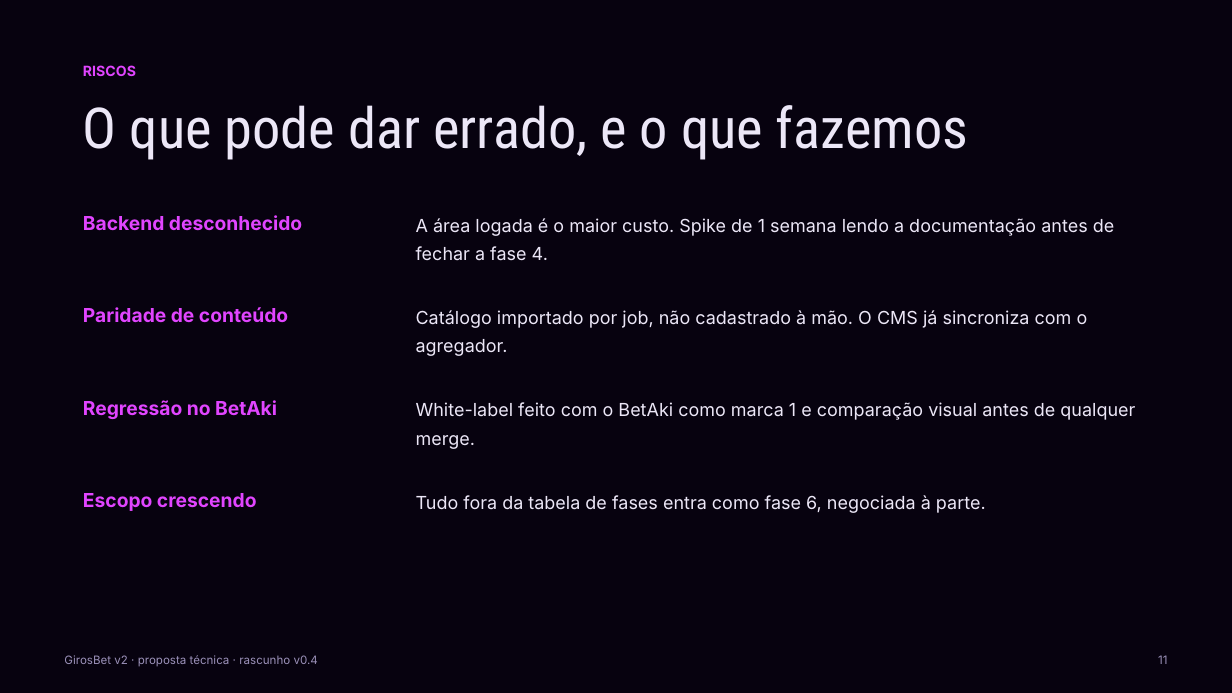
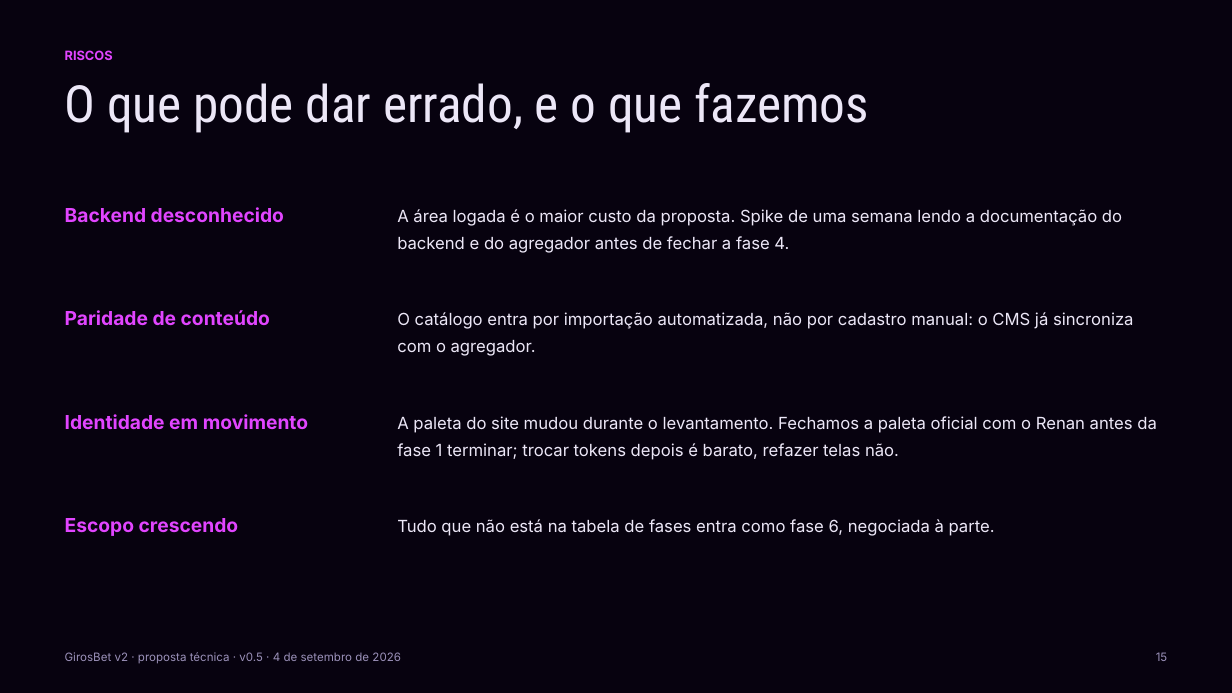
Before and after one commit to BetAki-bet-br/frontend, a slide deck: slide 16 of docs/girosbet/girosbet-v2-pitch.pptx (slide 11 before the commit). Drawn at 1232x693 pixels with LibreOffice and Linux fonts; fonts in the diff are those of the drawing. Boxes give left, top, right and bottom in pixels: in the first picture for what was removed or moved away, otherwise in the second. Text is boxed around its words. In the diff, an @@ line names an element or a change of style, - is before the commit and + after.

```diff
--- a/docs/girosbet/girosbet-v2-pitch.pptx
+++ b/docs/girosbet/girosbet-v2-pitch.pptx
@@ text "RISCOS": place and size @@
-text "RISCOS" at (83,65,136,76)
+text "RISCOS" at (65,50,113,60)
@@ text "RISCOS" at (65,50,113,60): size 11 to 10 pt; line spacing 1.15 to 1 @@
@@ text "O que pode dar errado, ...": place and size @@
-text "O que pode dar errado, ..." at (83,105,968,160)
+text "O que pode dar errado, ..." at (65,83,869,133)
@@ text "O que pode dar errado, ..." at (65,83,869,133): size 44 to 40 pt; line spacing 1 to 0.95 @@
@@ text "Backend desconhecido": place and size @@
-text "Backend desconhecido" at (83,215,302,230)
+text "Backend desconhecido" at (65,207,284,222)
@@ text at (397,209,1122,253): text changed; size 14 to 13 pt @@
-A área logada é o maior custo. Spike de 1 semana lendo a documentação antes de fechar a fase 4.
+A área logada é o maior custo da proposta. Spike de uma semana lendo a documentação do backend e do agregador antes de fechar a fase 4.
@@ text "Paridade de conteúdo": place and size @@
-text "Paridade de conteúdo" at (83,307,288,322)
+text "Paridade de conteúdo" at (65,310,270,325)
@@ text at (397,312,1134,356): text changed; size 14 to 13 pt @@
-Catálogo importado por job, não cadastrado à mão. O CMS já sincroniza com o agregador.
+O catálogo entra por importação automatizada, não por cadastro manual: o CMS já sincroniza com o agregador.
@@ text added at (65,414,308,429), 15 pt, text #E145FF, bold @@
+Identidade em movimento
@@ text removed at (83,400,277,419) @@
-Regressão no BetAki
@@ text added at (397,416,1157,460), 13 pt, text #ECE7F7 @@
+A paleta do site mudou durante o levantamento. Fechamos a paleta oficial com o Renan antes da fase 1 terminar; trocar tokens depois é barato, refazer telas não.
@@ text removed at (416,402,1135,449) @@
-White-label feito com o BetAki como marca 1 e comparação visual antes de qualquer merge.
@@ line spacing 1.15 to 1.2 in 3 elements at (65,207,284,222), (65,310,270,325), (65,518,239,536) @@
@@ text "Escopo crescendo": place and size @@
-text "Escopo crescendo" at (83,493,257,511)
+text "Escopo crescendo" at (65,518,239,536)
@@ text at (397,519,995,536): text changed; size 14 to 13 pt @@
-Tudo fora da tabela de fases entra como fase 6, negociada à parte.
+Tudo que não está na tabela de fases entra como fase 6, negociada à parte.
@@ text at (65,652,401,664): text changed @@
-GirosBet v2 · proposta técnica · rascunho v0.4
+GirosBet v2 · proposta técnica · v0.5 · 4 de setembro de 2026
@@ text added at (1156,652,1168,661), 9 pt, text #9A90B8 @@
+15
@@ text removed at (1158,655,1167,664) @@
-11
```
Also in this commit, not shown: 6 other slides changed, 10 slides added, 5 slides removed, 41 other files.
